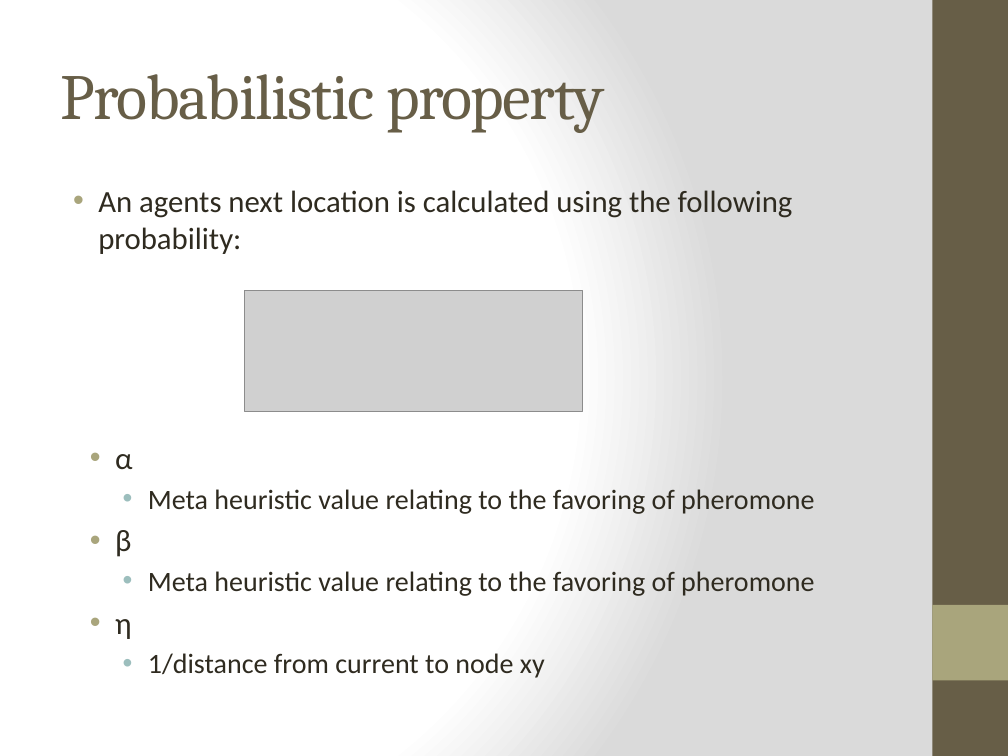
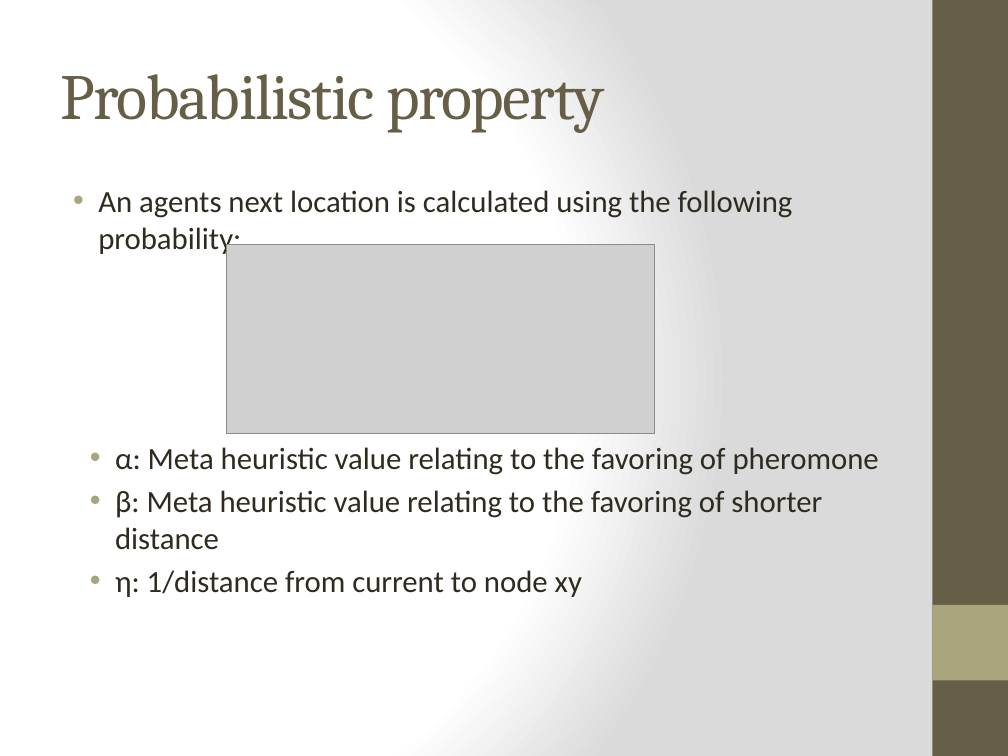
Before and after one commit to cedw93/ACO-DISS-TSP, a slide deck: slide 6 of mid term demo/ACO-mid-term-presentation.pptx (slide 4 before the commit). Drawn at 1008x756 pixels with LibreOffice and Linux fonts; fonts in the diff are those of the drawing; grey boxes stand for pictures. Boxes give left, top, right and bottom in pixels: in the first picture for what was removed or moved away, otherwise in the second. Text is boxed around its words. In the diff, an @@ line names an element or a change of style, - is before the commit and + after.

```diff
--- a/mid term demo/ACO-mid-term-presentation.pptx
+++ b/mid term demo/ACO-mid-term-presentation.pptx
@@ picture: place and size @@
-picture at [245, 290, 583, 411]
+picture at [226, 244, 654, 433]
@@ text at [115, 447, 879, 597]: text changed; size 20 to 22 pt @@
-• α
-  • Meta heuristic value relating to the favoring of pheromone
-• β
-  • Meta heuristic value relating to the favoring of pheromone
-• η
-  • 1/distance from current to node xy
+• α: Meta heuristic value relating to the favoring of pheromone
+• β: Meta heuristic value relating to the favoring of shorter distance
+• η: 1/distance from current to node xy
```
Also in this commit, not shown: 7 other slides changed, 2 slides added, 1 slide removed, 36 other files.
